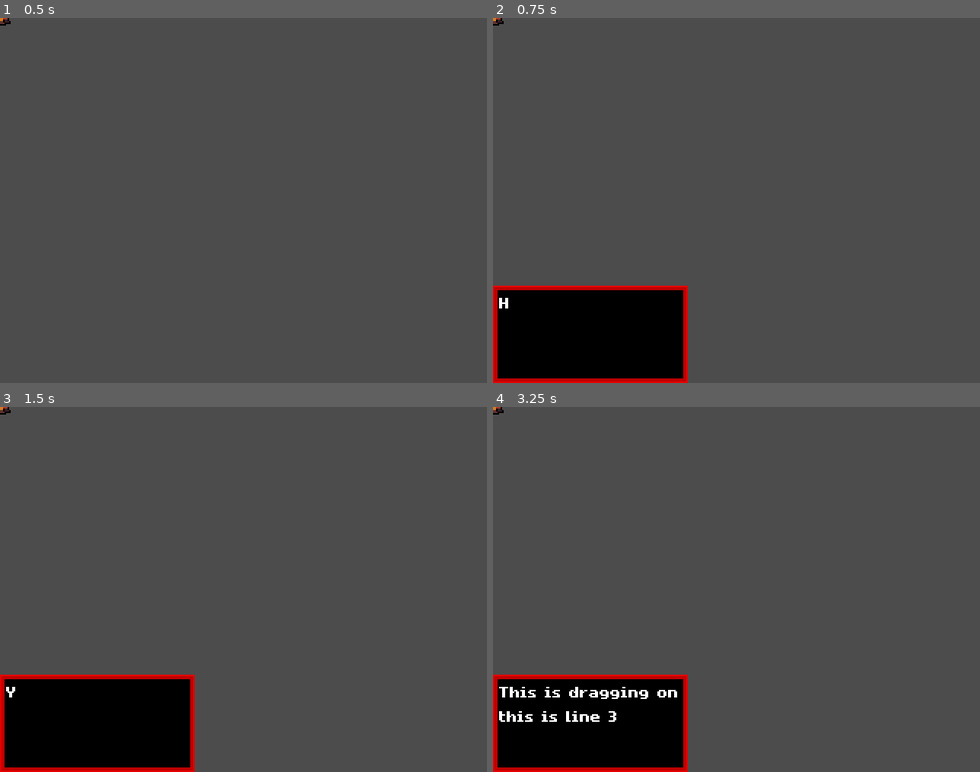
Above: before the commit, frames 1-4 (two rows, left to right).
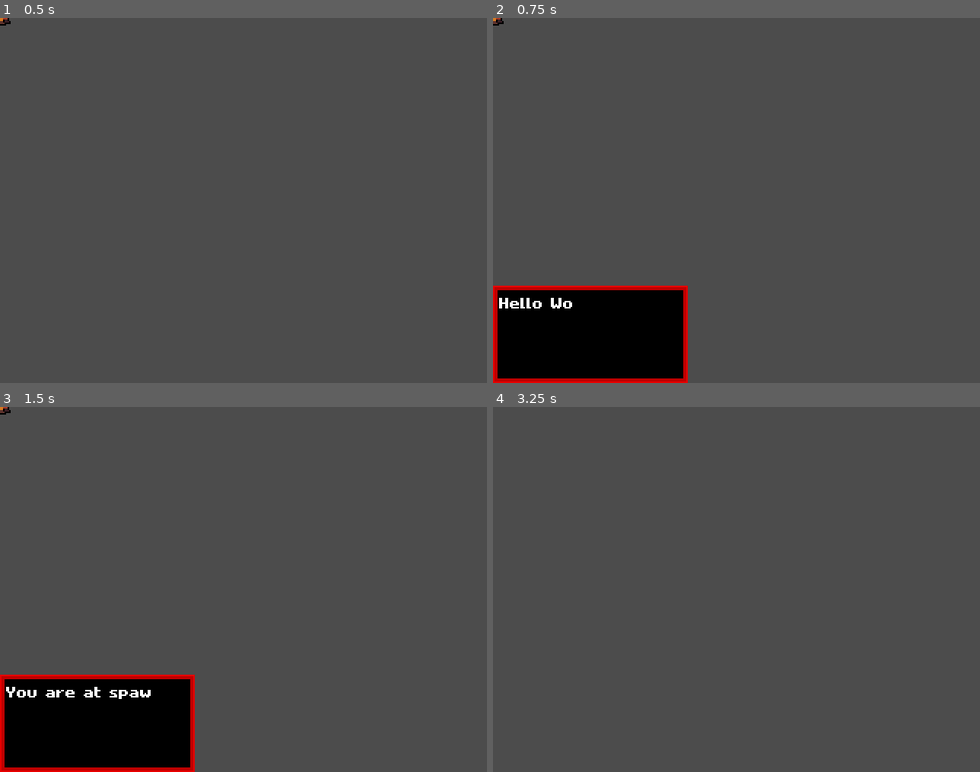
Above: after the commit, the same moments.

Repository: noelr21/GodotWildJam50
Game: Godot game, scene res://Scenes/World.tscn
The game is run twice, just before and just after one commit, with the same random seed, the same clock (stepped at 60 frames per second) and the same inputs.
Inputs:
- Up to frame 1 (0.5 s): no input
- Up to frame 2 (0.75 s): tap Enter (ui_accept) at 0.5 s; hold Right (ui_right) from 0.53 s (still down)
- Up to frame 3 (1.5 s): tap Enter (ui_accept) at 0.77, 1.25 s; release Right (ui_right) at 1.28 s; hold Down (ui_down) from 1.28 s (still down)
- Up to frame 4 (3.25 s): tap Enter (ui_accept) at 1.52, 2, 3.02 s; release Down (ui_down) at 2.03 s; hold Right (ui_right) 2.03-2.78 s; hold Up (ui_up) from 2.78 s (still down)

Frame 1 is identical in both runs. In frame 2, 0.2% of the frame differs, in the area x 3-17%, y 76-80%; in frame 3, 0.3%; in frame 4, 11%, in the area x 0-40%, y 0-100%.

Commit message:
Fixed Characters per second range made it a float.

Diff:
--- a/Nodes/UI/Dialog/DialogPlayer.gd
+++ b/Nodes/UI/Dialog/DialogPlayer.gd
@@ -1,7 +1,7 @@
 extends CanvasLayer
 
 export (String, FILE, "*json") var scene_text_file
-export(int, EXP, 1, 200, 1) var characters_per_second
+export(float, EXP, 1, 100, 0.5) var characters_per_second
 
 
 var scene_text = {}
--- a/Scenes/World.tscn
+++ b/Scenes/World.tscn
@@ -18,7 +18,7 @@
 
 [node name="DialogPlayer" parent="." instance=ExtResource( 2 )]
 scene_text_file = "res://Dialogue_Files/test_dialog.json"
-characters_per_second = 14
+characters_per_second = 53.0
 
 [editable path="Spawn"]
 [editable path="Player"]
